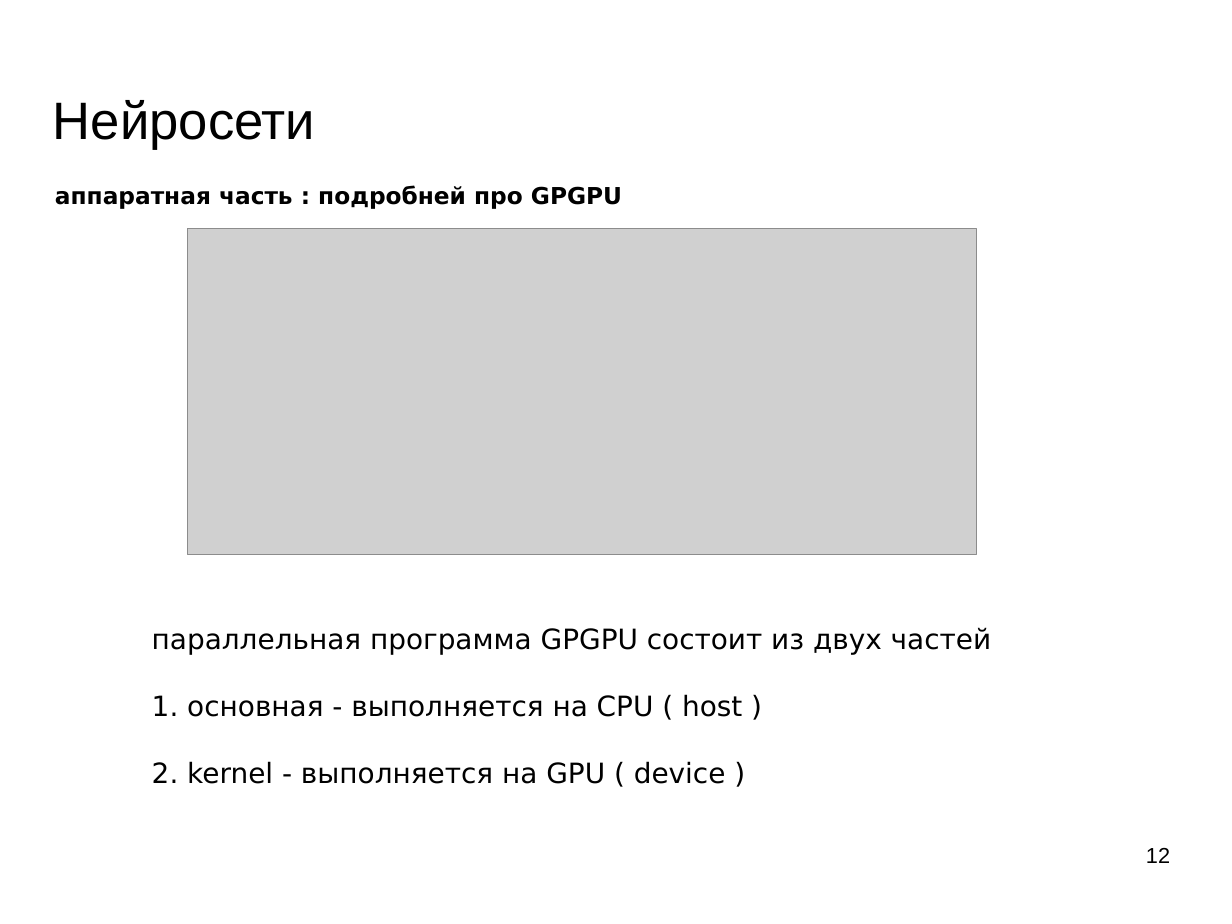
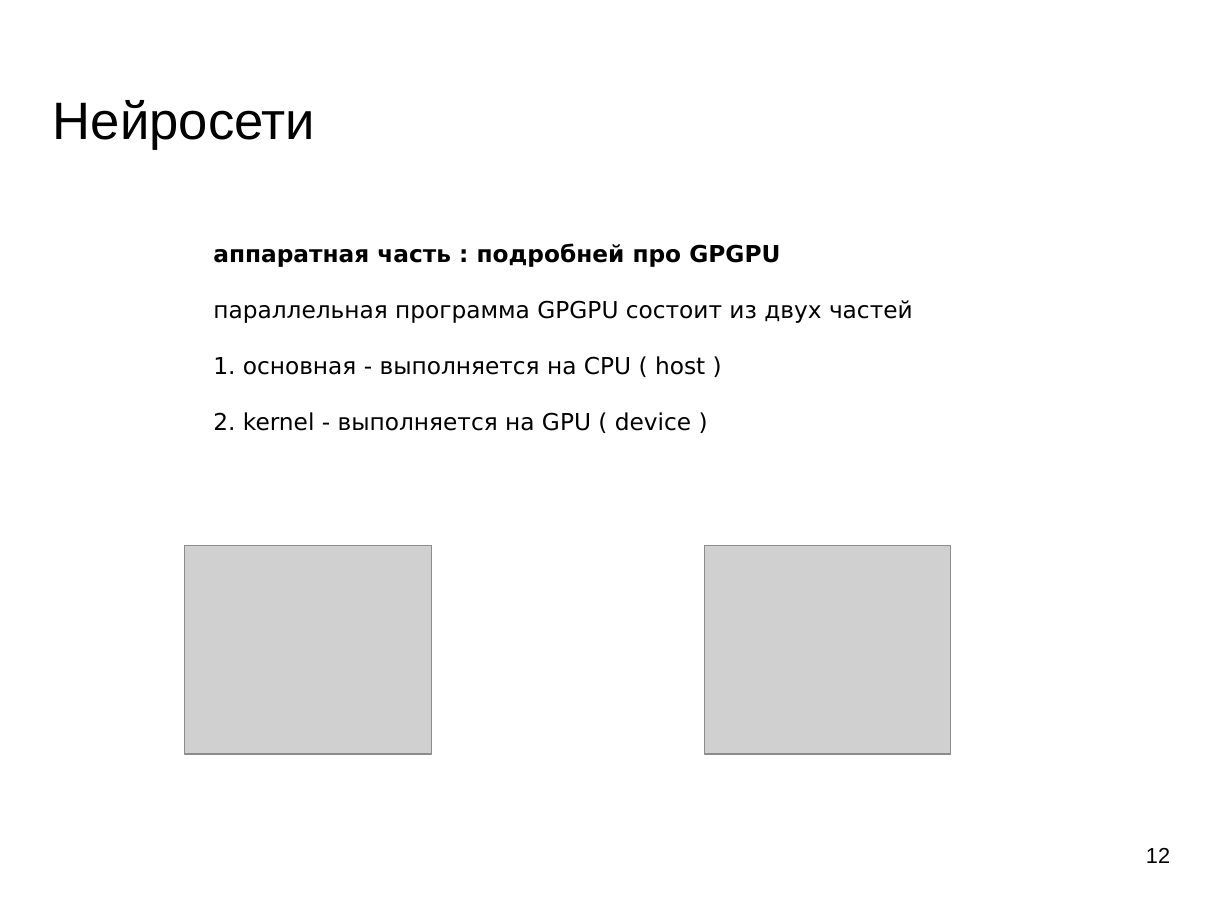
Before and after one commit to mechanoid5/ml_lectorium_legacy, a slide deck: slide 12 of 19-tech-stack-tf.odp. Drawn at 1232x924 pixels with LibreOffice and Linux fonts; fonts in the diff are those of the drawing; grey boxes stand for pictures; background and template pictures are left out. Boxes give left, top, right and bottom in pixels: in the first picture for what was removed or moved away, otherwise in the second. Text is boxed around its words. In the diff, an @@ line names an element or a change of style, - is before the commit and + after.

```diff
--- a/19-tech-stack-tf.odp
+++ b/19-tech-stack-tf.odp
@@ text "аппаратная часть : подробней про ...": place and size @@
-text "аппаратная часть : подробней про ..." at [55,185,622,209]
+text "аппаратная часть : подробней про ..." at [213,243,913,431]
@@ text at [213,300,913,431]: paragraphs added @@
+параллельная программа GPGPU состоит из двух частей
+1. основная - выполняется на CPU ( host )
+2. kernel - выполняется на GPU ( device )
@@ picture: place and size @@
-picture at [188,229,977,555]
+picture at [184,546,432,754]
@@ picture added at [705,546,951,754] @@
@@ text removed at [152,627,991,784] @@
-параллельная программа GPGPU состоит из двух частей
-1. основная - выполняется на CPU ( host )
-2. kernel - выполняется на GPU ( device )
```
Also in this commit, not shown: 11 other slides changed, 1 slide removed, 9 other files.
